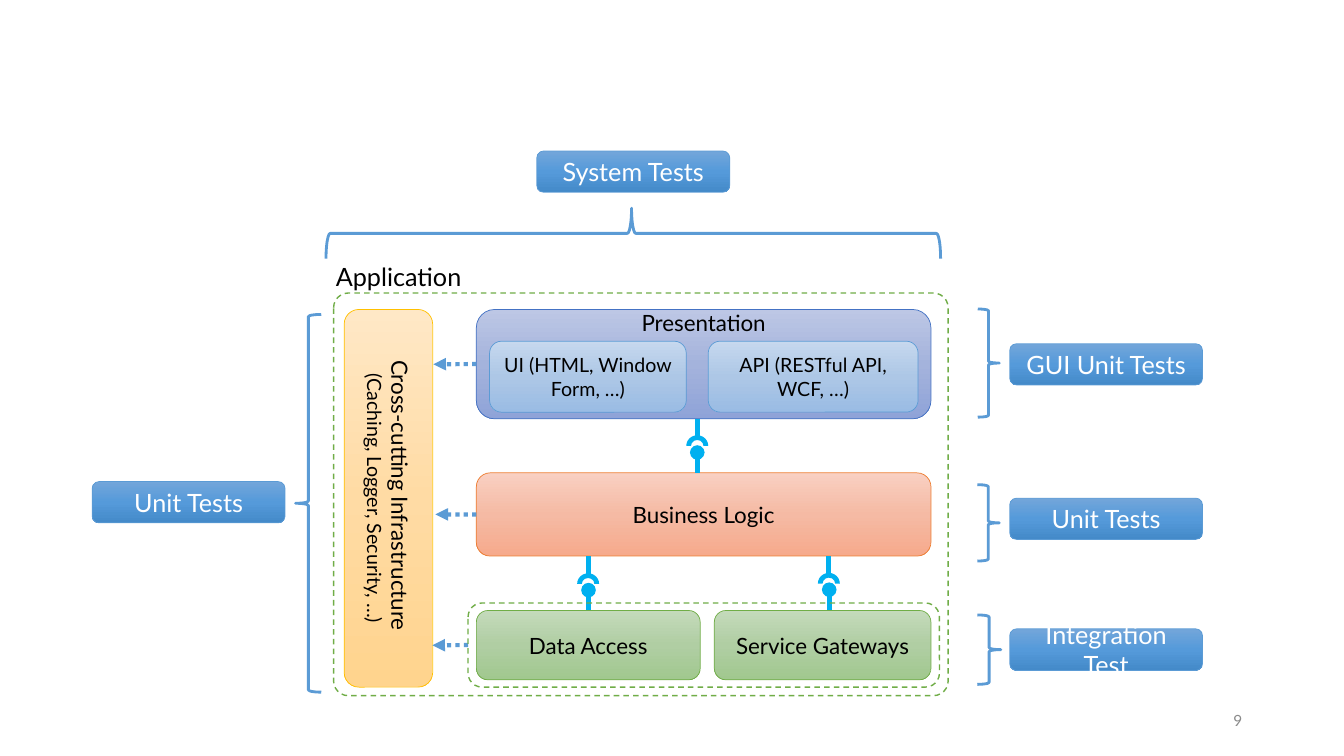
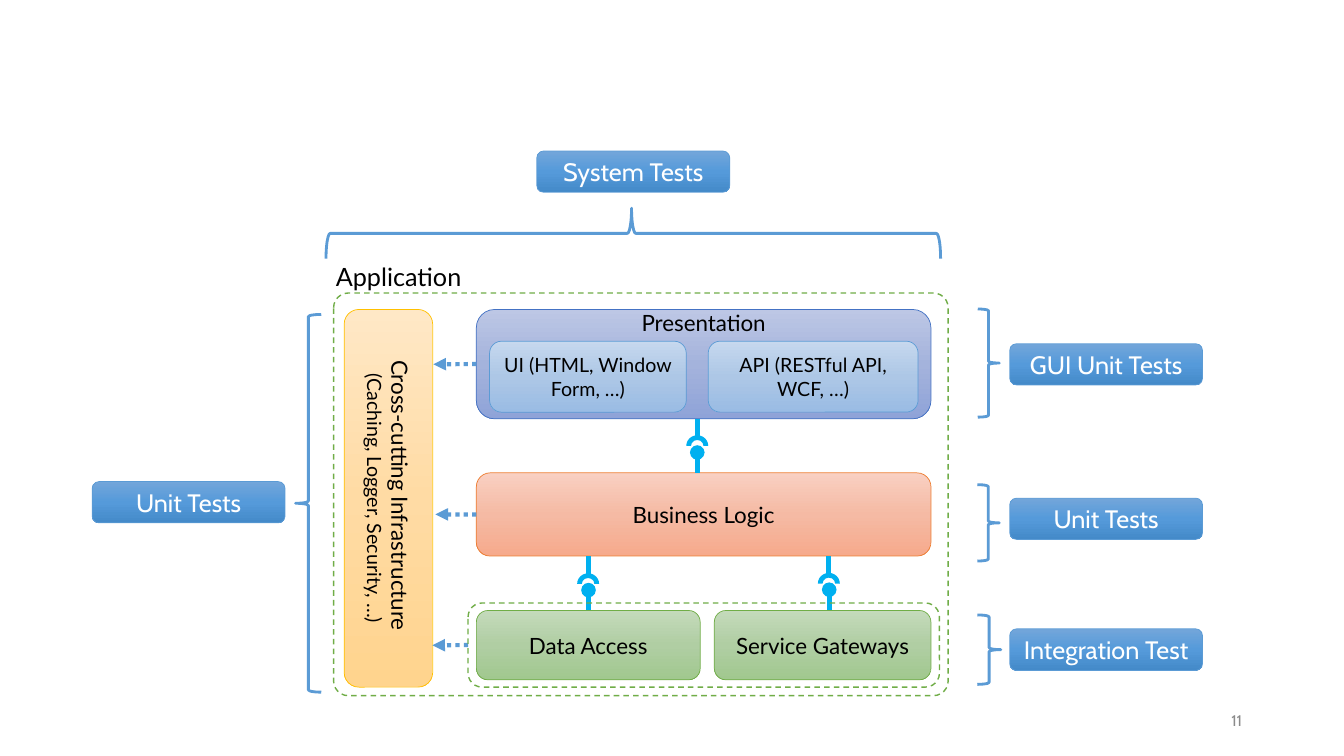
Before and after one commit to liepnguyen/Planru, a slide deck: slide 11 of Documents/Lessons Learned From Agile Quality Assurance In Scrum.pptx (slide 9 before the commit). Drawn at 1344x756 pixels with LibreOffice and Linux fonts; fonts in the diff are those of the drawing. Boxes give left, top, right and bottom in pixels: in the first picture for what was removed or moved away, otherwise in the second. Text is boxed around its words. In the diff, an @@ line names an element or a change of style, - is before the commit and + after.

```diff
--- a/Documents/Lessons Learned From Agile Quality Assurance In Scrum.pptx
+++ b/Documents/Lessons Learned From Agile Quality Assurance In Scrum.pptx
@@ font Lato to Cabin in 5 elements at (1010, 344, 1203, 385), (1010, 498, 1203, 539), (1010, 629, 1203, 670), (92, 482, 284, 523), (537, 151, 730, 193) @@
@@ page number at (1231, 715, 1242, 726): text changed; font Lato to Cabin @@
-9
+11
```
Also in this commit, not shown: 11 other slides changed, 2 slides added.
